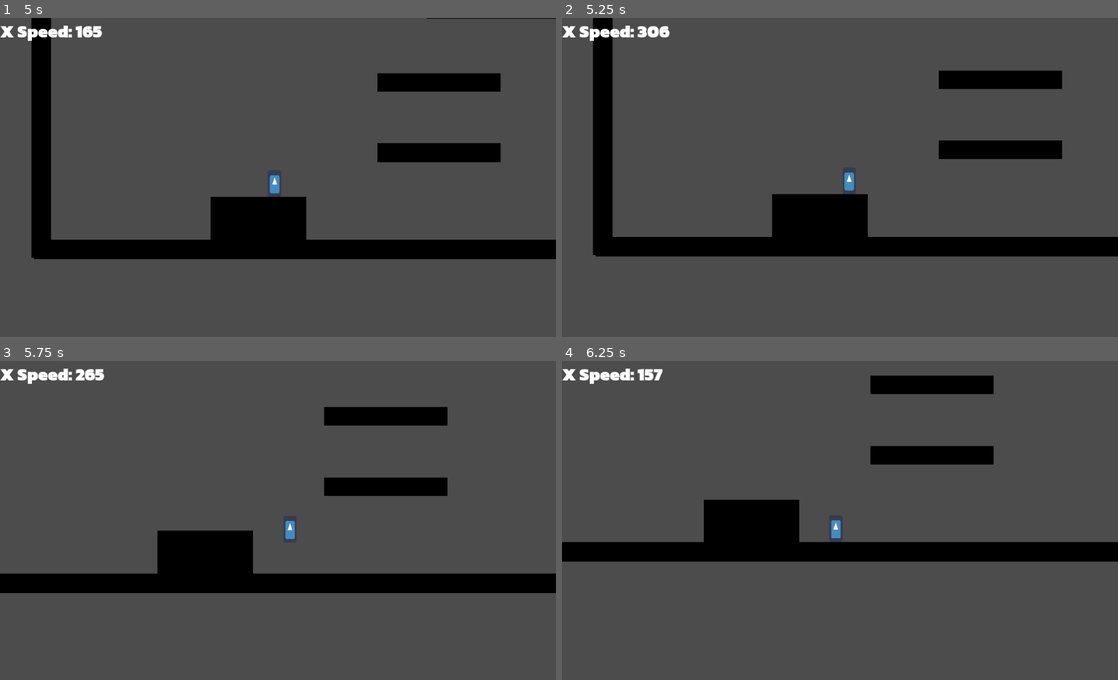
Above: before the commit, frames 1-4 (two rows, left to right).
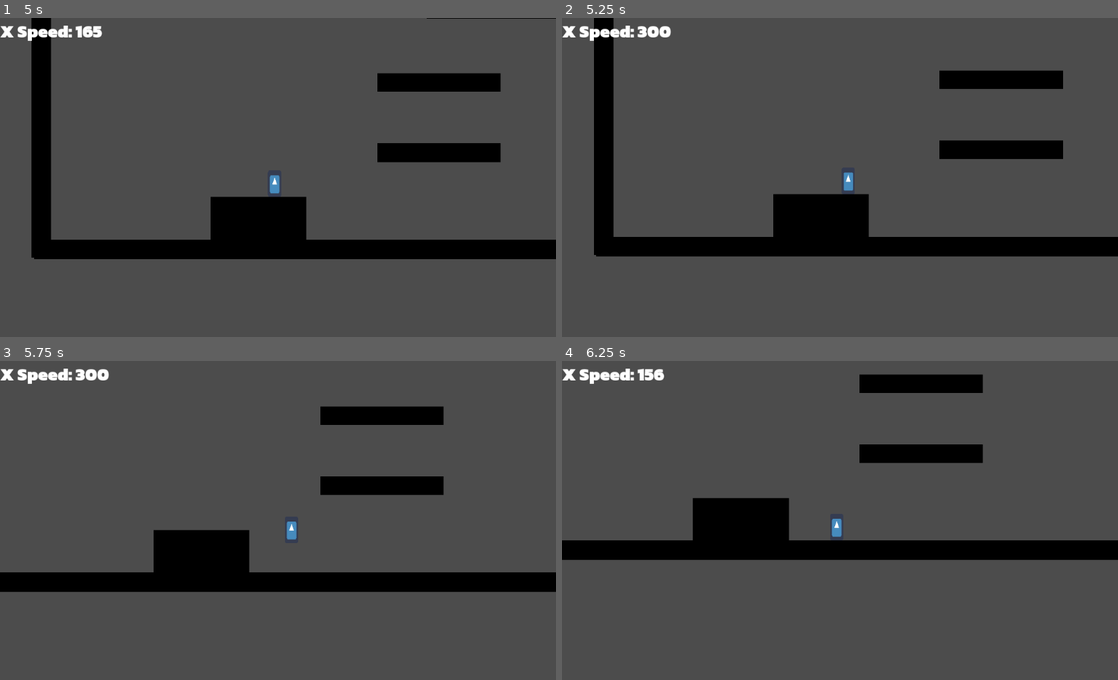
Above: after the commit, the same moments.

Repository: Project-Movement/Project-Movement
Game: Godot game, scene res://Scenes/PlayerTest.tscn
Two runs of this game, one before a commit and one after it. Both use one fixed random seed, a clock stepped at 60 frames per second and the inputs below. The engine's default icon, where the game draws it, is replaced by a stand-in: a white triangle on a blue panel in a dark square.
Inputs (mouse positions are in pixels of both pictures, inside the frame that each line leads up to):
- Up to frame 1 (5 s): move the mouse to (400, 164) at 0.52 s; hold D (right) 0.53-2.03 s; tap Shift (dash) every 0.75 s from 0.6 to 4.35 s; tap Space (jump) at 0.77, 1.52, 3.02, 3.77, 4.52 s; move the mouse to (166, 196) at 1.27 s; move the mouse to (333, 110) at 2.02 s; hold A (left) 2.03-2.78 s; move the mouse to (250, 244) at 2.77 s; hold D (right) 2.78-4.28 s; move the mouse to (444, 228) at 3.52 s; move the mouse to (111, 132) at 4.27 s; hold A (left) from 4.28 s (still down)
- Up to frame 2 (5.25 s): move the mouse to (867, 180) at 5.02 s; release A (left) at 5.03 s; hold D (right) from 5.03 s (still down); tap Shift (dash) at 5.1 s
- Up to frame 3 (5.75 s): keep holding D (right)
- Up to frame 4 (6.25 s): move the mouse to (756, 440) at 5.77 s; release D (right) at 5.78 s; hold A (left) from 5.78 s (still down); tap Shift (dash) at 5.85 s; tap Space (jump) at 6.02 s

Frame 1 is identical in both runs. In frame 2, 0.4% of the frame differs, in the area x 5-91%, y 0-75%; in frame 3, 1.6%; in frame 4, 2.8%, in the area x 0-100%, y 2-63%.

Commit message:
fix bug where player doesn't get to max speed
and grounded speed was constantly slightly varying, making jumps slightly inconsistent

Diff:
--- a/Scripts/PlayerController.gd
+++ b/Scripts/PlayerController.gd
@@ -80,8 +80,10 @@
 	if grounded and not bounced:
 		if Input.is_action_pressed("right"):
 			velocity.x += h_accel_ground * delta
+			velocity.x = min(velocity.x, 300)
 		if Input.is_action_pressed("left"):
 			velocity.x -= h_accel_ground * delta
+			velocity.x = max(velocity.x, -300)
 
 	else:  # not grounded, in air
 		if Input.is_action_pressed("right") and velocity.x < max_h_air_influence_speed:
@@ -153,11 +155,19 @@
 func apply_frictions(delta, bounced):
 	if is_on_floor() and not bounced:  # don't slow down if bounced (bhopped)
 		# apply grounded friction - force opposite direction of motion
-		var friction = ground_friction if abs(velocity.x) <= max_grounded_speed else exceeding_ground_friction
+		var friction
+		if abs(velocity.x) < max_grounded_speed:
+			friction = ground_friction
+		elif abs(velocity.x) > max_grounded_speed:
+			friction = exceeding_ground_friction
+		else:
+			friction = 0 if Input.is_action_pressed("left") or Input.is_action_pressed("right") else ground_friction
+
 		if velocity.x > 0:
 			velocity.x = max(0, velocity.x + -friction * delta)
 		if velocity.x < 0:
 			velocity.x = min(0, velocity.x + friction * delta)
+
 	elif is_on_wall() and velocity.y > 0:
 		# wall sliding, slow down player if falling down wall
 		velocity.y -= wall_friction * delta
